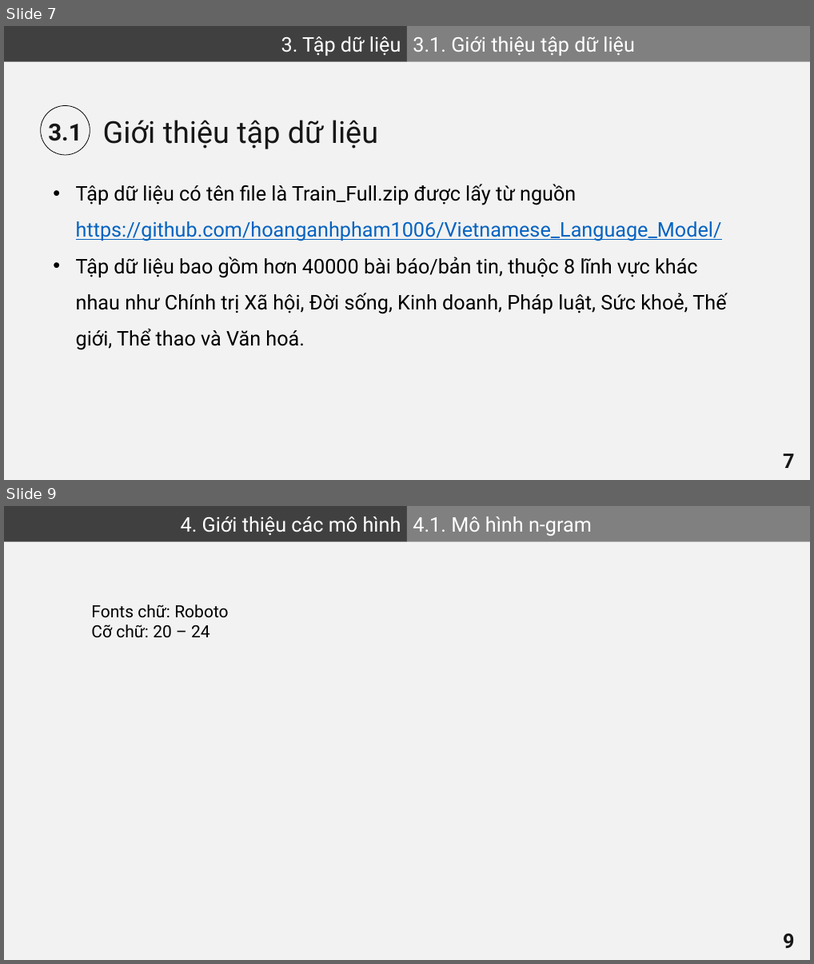
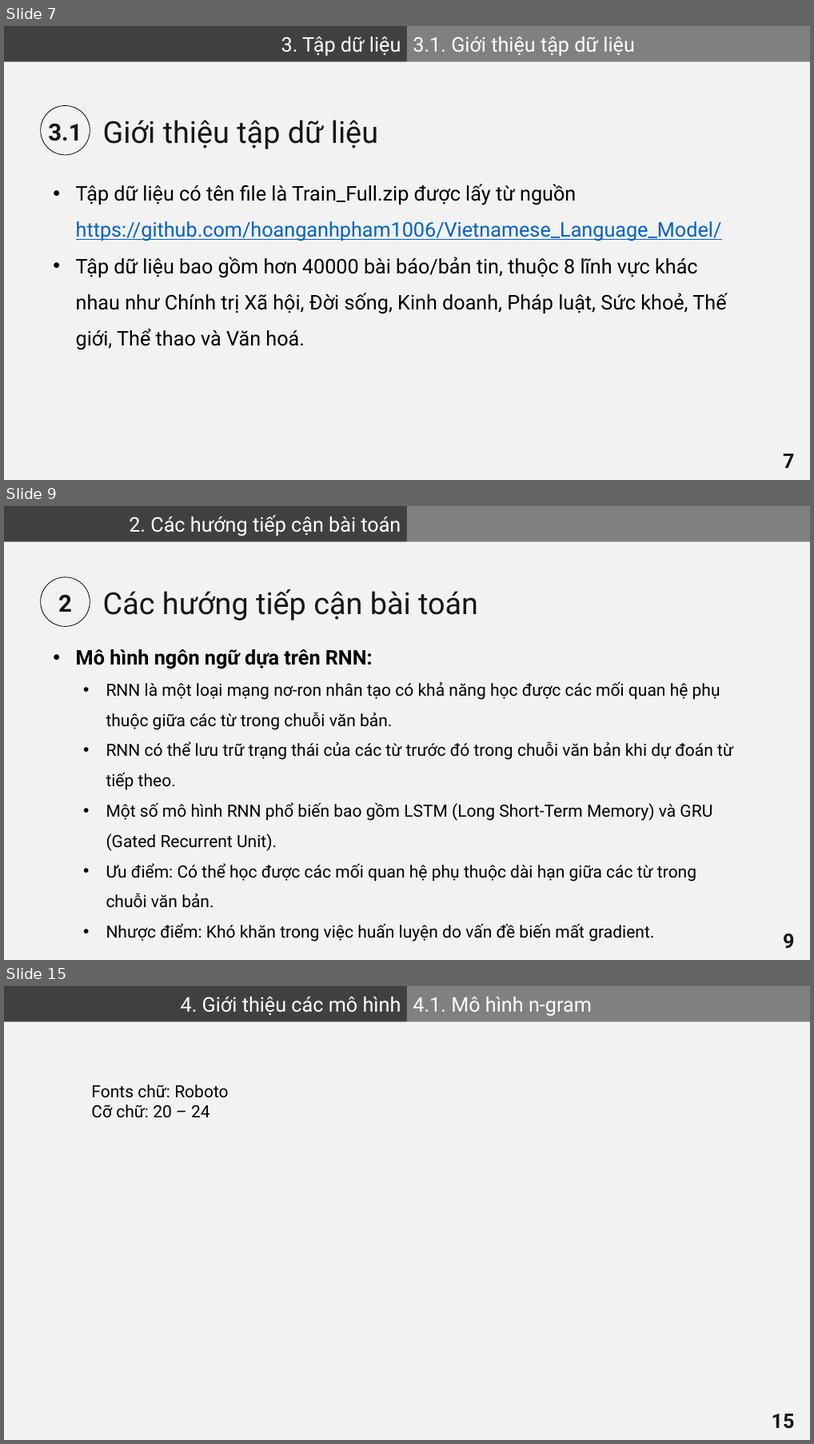
Before and after one commit to VHSkillPro/next-word-prediction, a slide deck: report.pptx. Shown one above the other, each under a label of ours: slides 7 and 9 before the commit, slides 7, 9 and 15 after it; the slides between them are not shown. The pictures are 814x964 and 814x1444 pixels, drawn with LibreOffice and Linux fonts; fonts in the diff are those of the drawing. Boxes give left, top, right and bottom in pixels: in the first picture for what was removed or moved away, otherwise in the second. Text is boxed around its words. In the diff, an @@ line names an element or a change of style, - is before the commit and + after.

```diff
--- a/report.pptx
+++ b/report.pptx
@@ slide 9 added at <box>4,506,810,960</box>, background #F2F2F2 @@
@@ rectangle added at <box>4,506,407,542</box>, fill #404040, 24 pt, text #FFFFFF @@
+2. Các hướng tiếp cận bài toán
@@ rectangle added at <box>407,506,810,542</box>, fill #808080 @@
@@ ellipse added at <box>40,577,90,626</box>, outline #000000 0.75 pt @@
@@ text added at <box>58,594,72,612</box>, 28 pt, text #181717, bold @@
+2
@@ text added at <box>103,589,478,620</box>, 36 pt, text #181717 @@
+Các hướng tiếp cận bài toán
@@ text added at <box>76,649,734,941</box>, 20 pt, text #000000 @@
+• Mô hình ngôn ngữ dựa trên RNN:
+  • RNN là một loại mạng nơ-ron nhân tạo có khả năng học được các mối quan hệ phụ thuộc giữa các từ trong chuỗi văn bản.
+  • RNN có thể lưu trữ trạng thái của các từ trước đó trong chuỗi văn bản khi dự đoán từ tiếp theo.
+  • Một số mô hình RNN phổ biến bao gồm LSTM (Long Short-Term Memory) và GRU (Gated Recurrent Unit).
+  • Ưu điểm: Có thể học được các mối quan hệ phụ thuộc dài hạn giữa các từ trong chuỗi văn bản.
+  • Nhược điểm: Khó khăn trong việc huấn luyện do vấn đề biến mất gradient.
@@ page number added at <box>783,933,794,948</box>, 24 pt, text #181717, bold @@
+9
@@ what was slide 9 is now slide 15 @@
@@ page number at <box>772,1413,795,1428</box>: text changed @@
-9
+15
```
Also in this commit, not shown: 2 slides changed, 5 other slides added.
